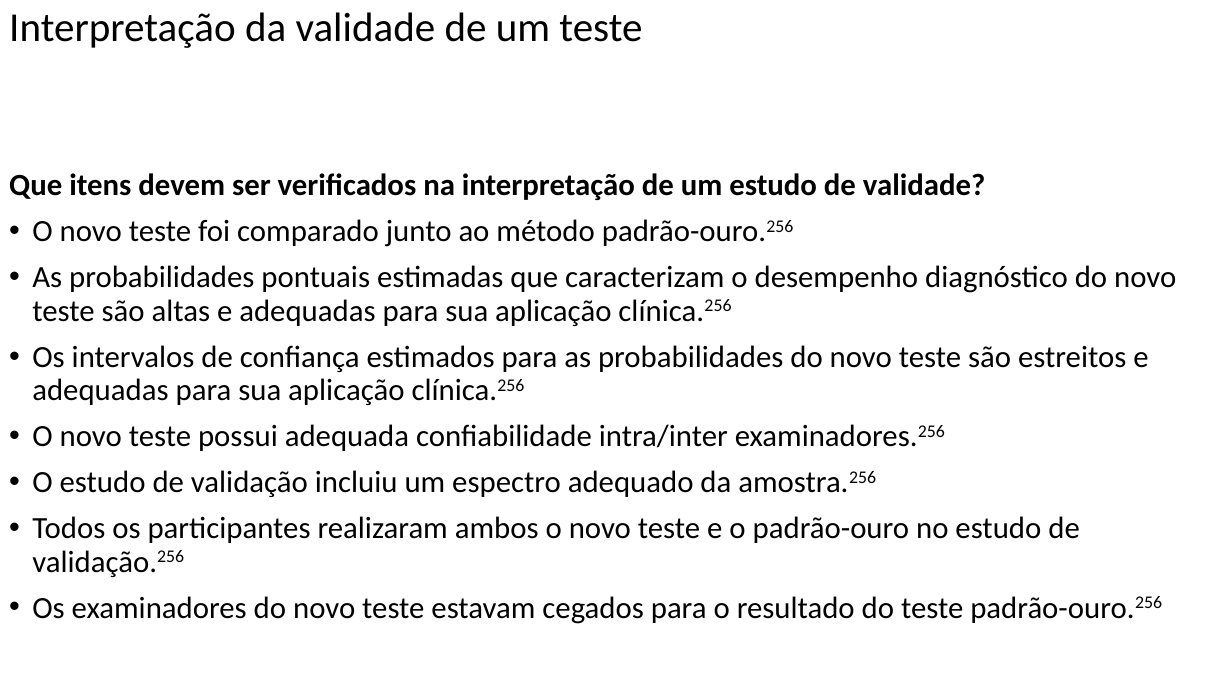
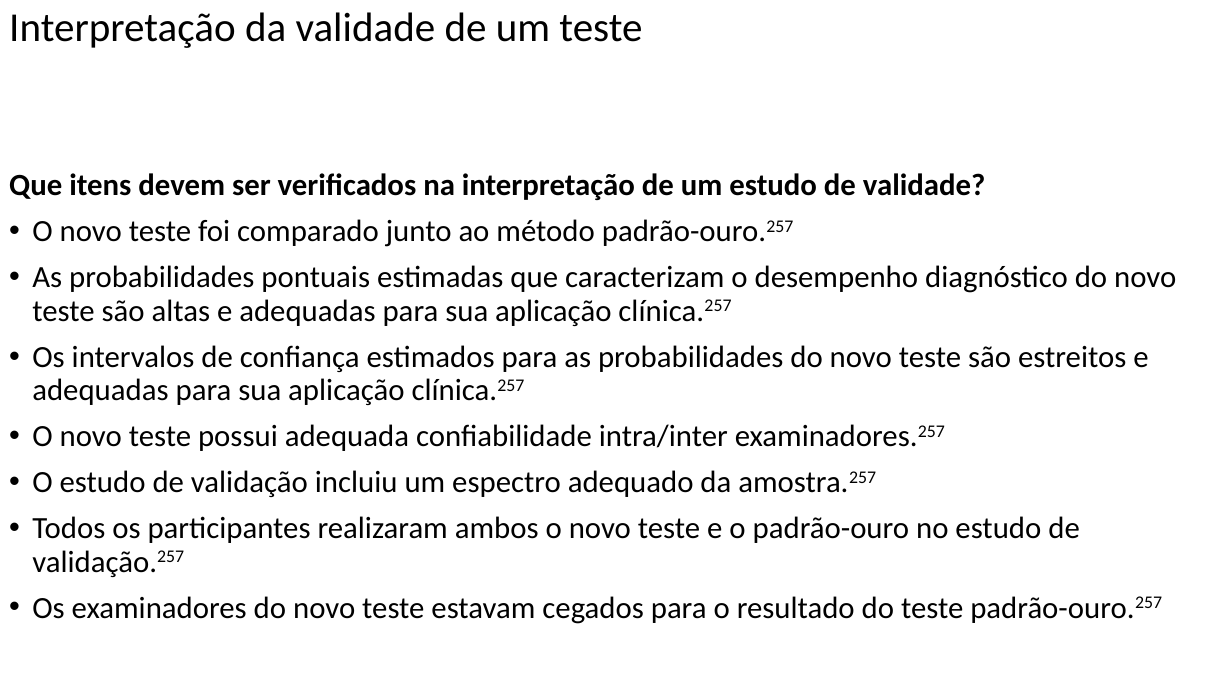
Before and after one commit to FerreiraAS/Ciencia-com-R, a slide deck: slide 177 of docs/Ciencia-com-R.pptx. Drawn at 1232x693 pixels with LibreOffice and Linux fonts; fonts in the diff are those of the drawing. Boxes give left, top, right and bottom in pixels: in the first picture for what was removed or moved away, otherwise in the second. Text is boxed around its words. In the diff, an @@ line names an element or a change of style, - is before the commit and + after.

```diff
--- a/docs/Ciencia-com-R.pptx
+++ b/docs/Ciencia-com-R.pptx
@@ text at (32,219,1176,624): text changed @@
-• O novo teste foi comparado junto ao método padrão-ouro.256
-• As probabilidades pontuais estimadas que caracterizam o desempenho diagnóstico do novo teste são altas e adequadas para sua aplicação clínica.256
-• Os intervalos de confiança estimados para as probabilidades do novo teste são estreitos e adequadas para sua aplicação clínica.256
-• O novo teste possui adequada confiabilidade intra/inter examinadores.256
-• O estudo de validação incluiu um espectro adequado da amostra.256
-• Todos os participantes realizaram ambos o novo teste e o padrão-ouro no estudo de validação.256
-• Os examinadores do novo teste estavam cegados para o resultado do teste padrão-ouro.256
+• O novo teste foi comparado junto ao método padrão-ouro.257
+• As probabilidades pontuais estimadas que caracterizam o desempenho diagnóstico do novo teste são altas e adequadas para sua aplicação clínica.257
+• Os intervalos de confiança estimados para as probabilidades do novo teste são estreitos e adequadas para sua aplicação clínica.257
+• O novo teste possui adequada confiabilidade intra/inter examinadores.257
+• O estudo de validação incluiu um espectro adequado da amostra.257
+• Todos os participantes realizaram ambos o novo teste e o padrão-ouro no estudo de validação.257
+• Os examinadores do novo teste estavam cegados para o resultado do teste padrão-ouro.257
```
Also in this commit, not shown: 18 other slides changed, 28 other files.
